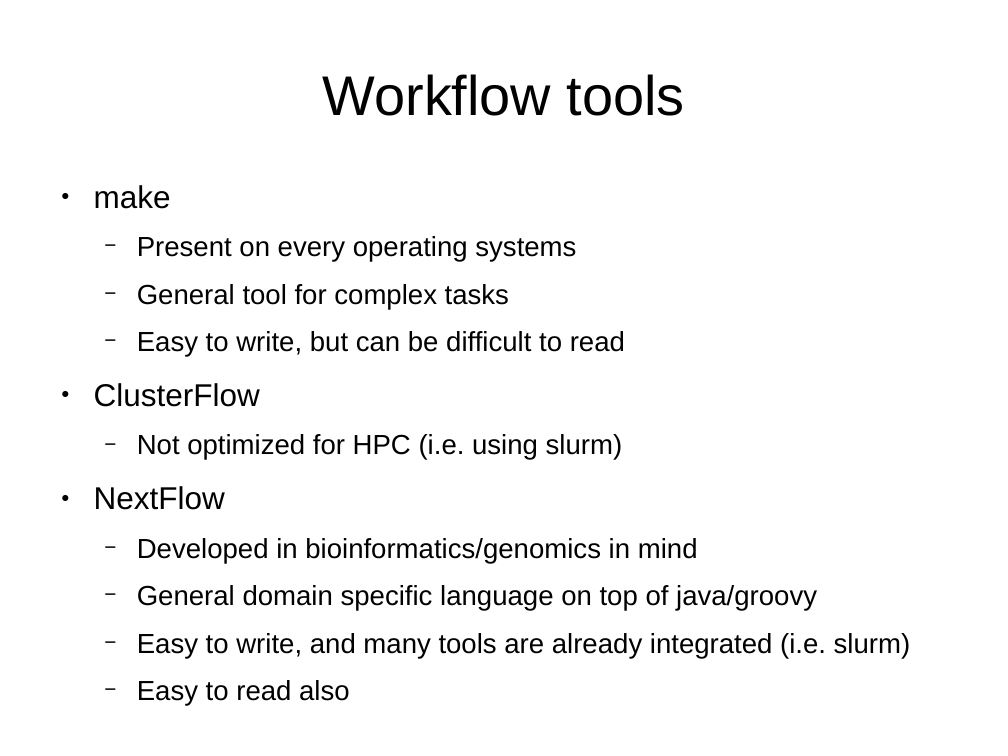
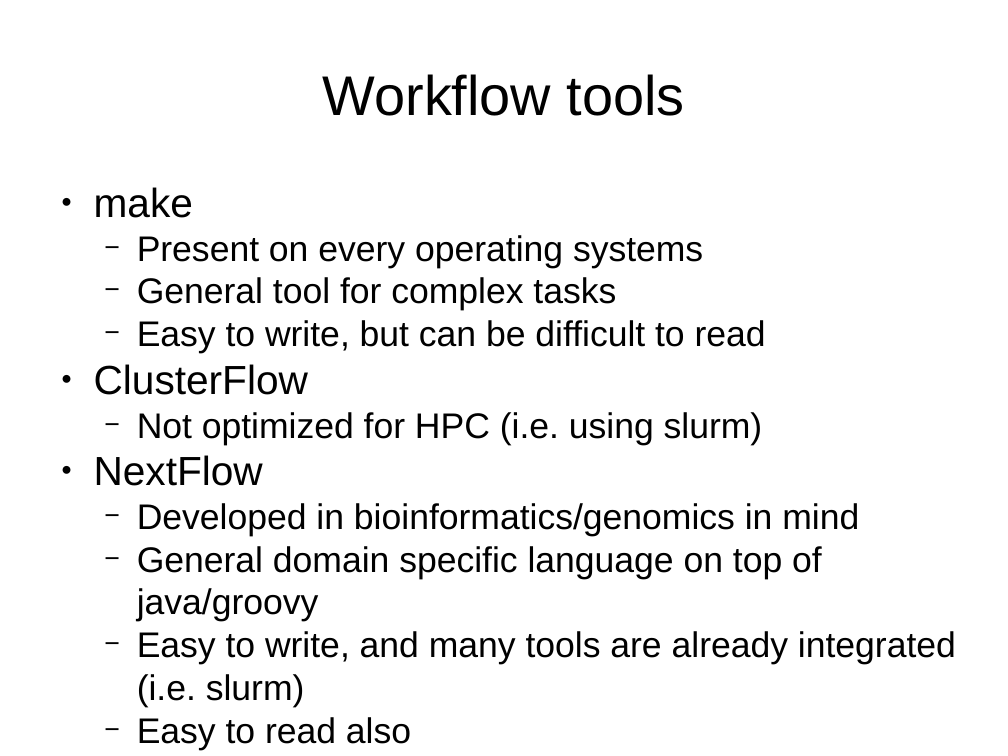
Before and after one commit to nf-core/sarek, a slide deck: slide 1 of doc/Sprint1_tools.odp. Drawn at 1008x756 pixels with LibreOffice and Linux fonts; fonts in the diff are those of the drawing. Boxes give left, top, right and bottom in pixels: in the first picture for what was removed or moved away, otherwise in the second. Text is boxed around its words. In the diff, an @@ line names an element or a change of style, - is before the commit and + after.

```diff
--- a/doc/Sprint1_tools.odp
+++ b/doc/Sprint1_tools.odp
@@ text "make" at (94, 187, 956, 750): size 24.8 to 32 pt in "make", "ClusterFlow", "NextFlow"; size 21.7 to 28 pt; less space between paragraphs @@
```
Also in this commit, not shown: 3 other slides changed.
